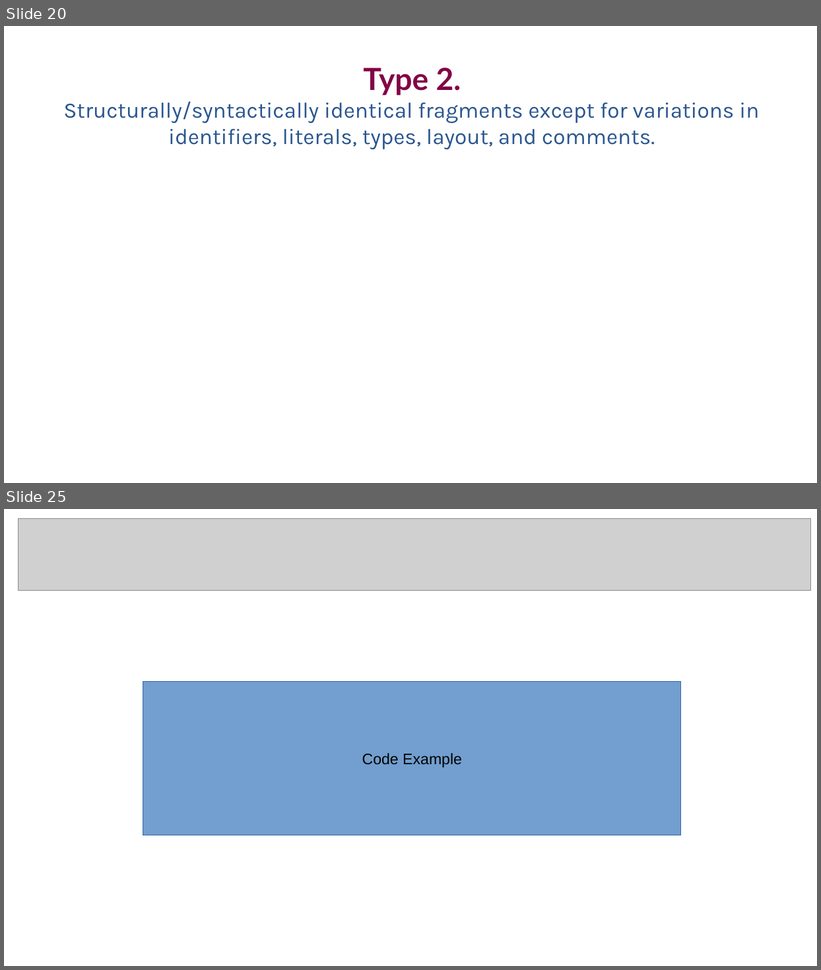
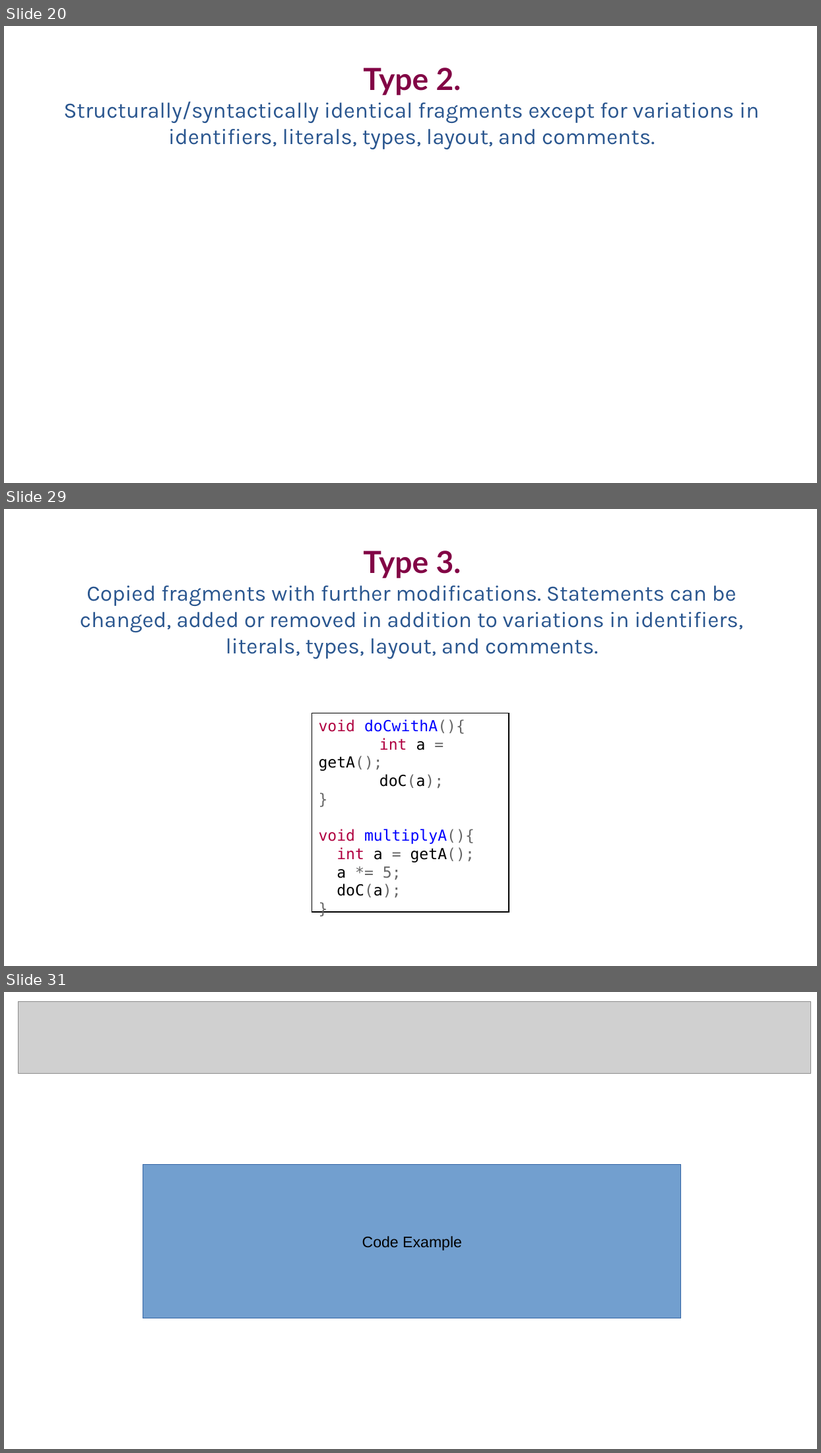
Before and after one commit to SimonBaars/Master-Thesis-Simon-Baars, a slide deck: presentations/FinalPresentation.odp. Shown one above the other, each under a label of ours: slides 20 and 25 before the commit, slides 20, 29 and 31 after it; the slides between them are not shown. The pictures are 821x970 and 821x1453 pixels, drawn with LibreOffice and Linux fonts; fonts in the diff are those of the drawing; grey boxes stand for pictures. Boxes give left, top, right and bottom in pixels: in the first picture for what was removed or moved away, otherwise in the second. Text is boxed around its words. In the diff, an @@ line names an element or a change of style, - is before the commit and + after.

Commit message:
Type progress

```diff
--- a/presentations/FinalPresentation.odp
+++ b/presentations/FinalPresentation.odp
@@ slide 29 added at box(4, 509, 817, 966), background #FFFFFF @@
@@ free added at box(38, 539, 787, 661), 26 pt, text #2A568F @@
+Type 3.
+Copied fragments with further modifications. Statements can be changed, added or removed in addition to variations in identifiers, literals, types, layout, and comments.
@@ rectangle added at box(312, 714, 509, 913), outline #000000 0.99 pt, 18 pt, text #666666 @@
+void doCwithA(){
+int a = getA();
+doC(a);
+}
+void multiplyA(){
+int a = getA();
+a *= 5;
+doC(a);
+}
@@ what was slide 25 is now slide 31 @@
```
Also in this commit, not shown: 4 slides changed, 9 other slides added, 4 slides removed, 1 other file.
